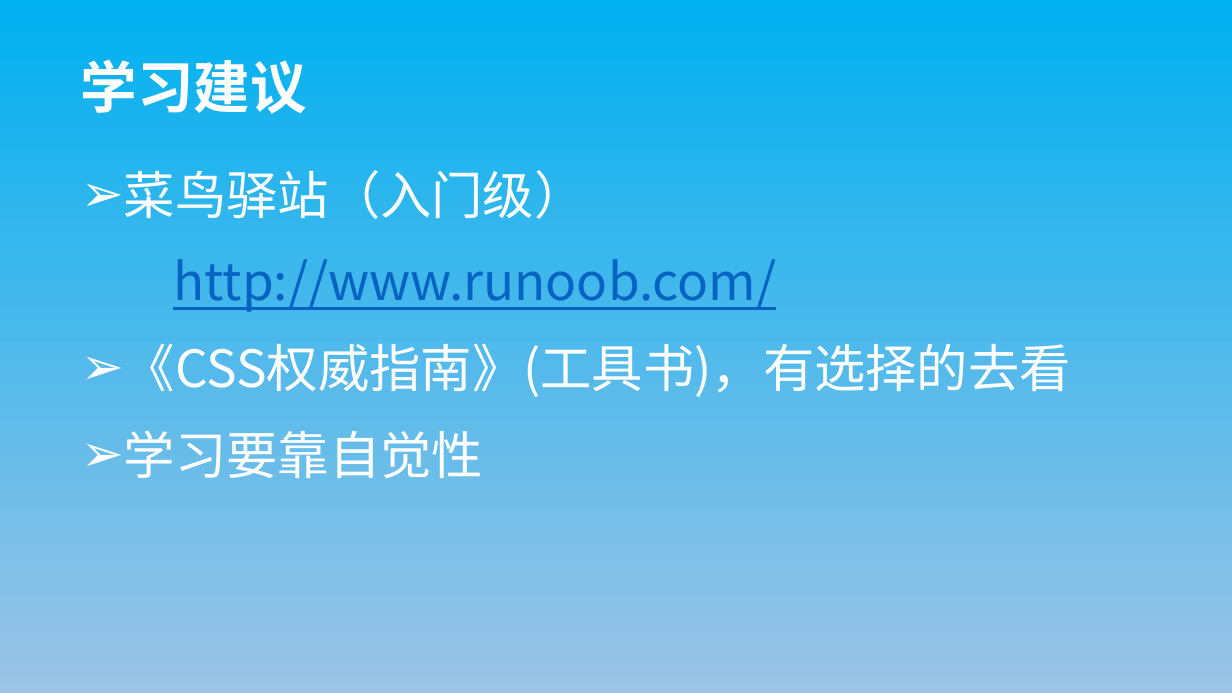
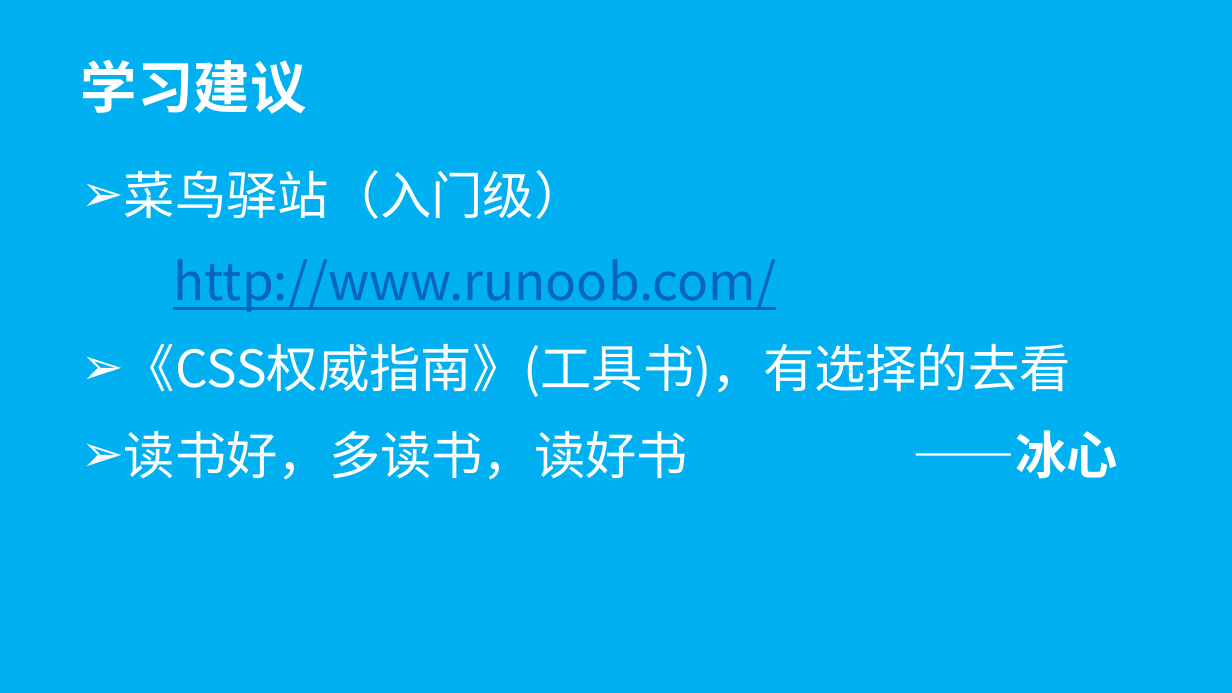
Before and after one commit to wugenshui/ppt, a slide deck: slide 17 of HTML_CSS/Html&CSS.pptx (slide 15 before the commit). Drawn at 1232x693 pixels with LibreOffice and Linux fonts; fonts in the diff are those of the drawing. Boxes give left, top, right and bottom in pixels: in the first picture for what was removed or moved away, otherwise in the second. Text is boxed around its words. In the diff, an @@ line names an element or a change of style, - is before the commit and + after.

```diff
--- a/HTML_CSS/Html&CSS.pptx
+++ b/HTML_CSS/Html&CSS.pptx
@@ background gradient #9DC3E6 to #00B0F0 to #00B0F0 @@
@@ subtitle at (124,430,1118,480): text changed @@
-➢ 学习要靠自觉性
+➢ 读书好，多读书，读好书 ——冰心
```
Also in this commit, not shown: 17 other slides changed, 2 slides added.
